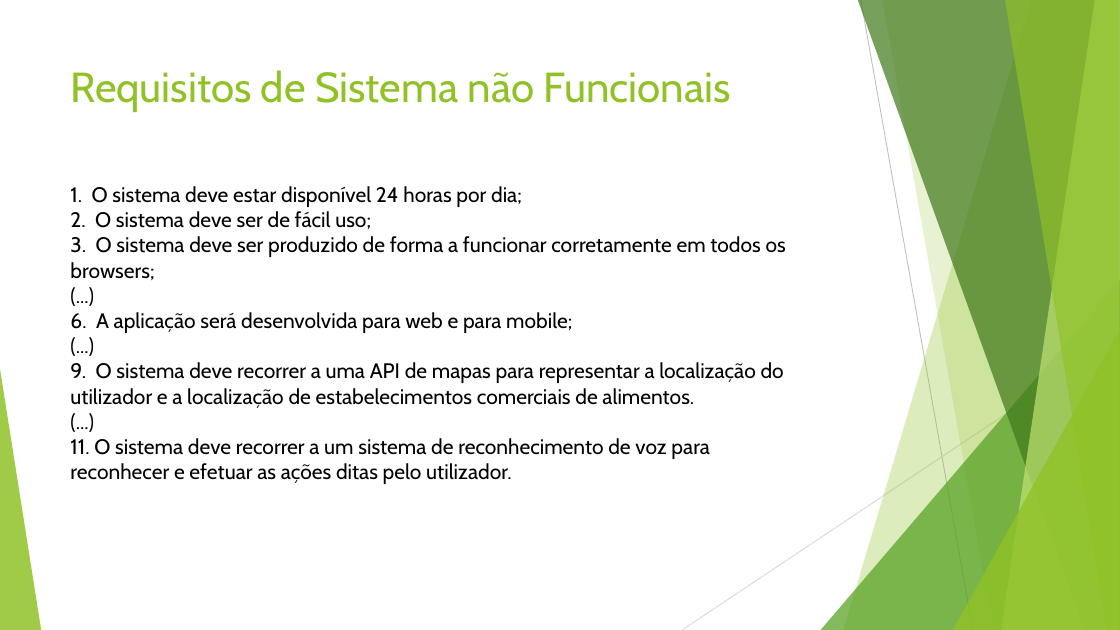
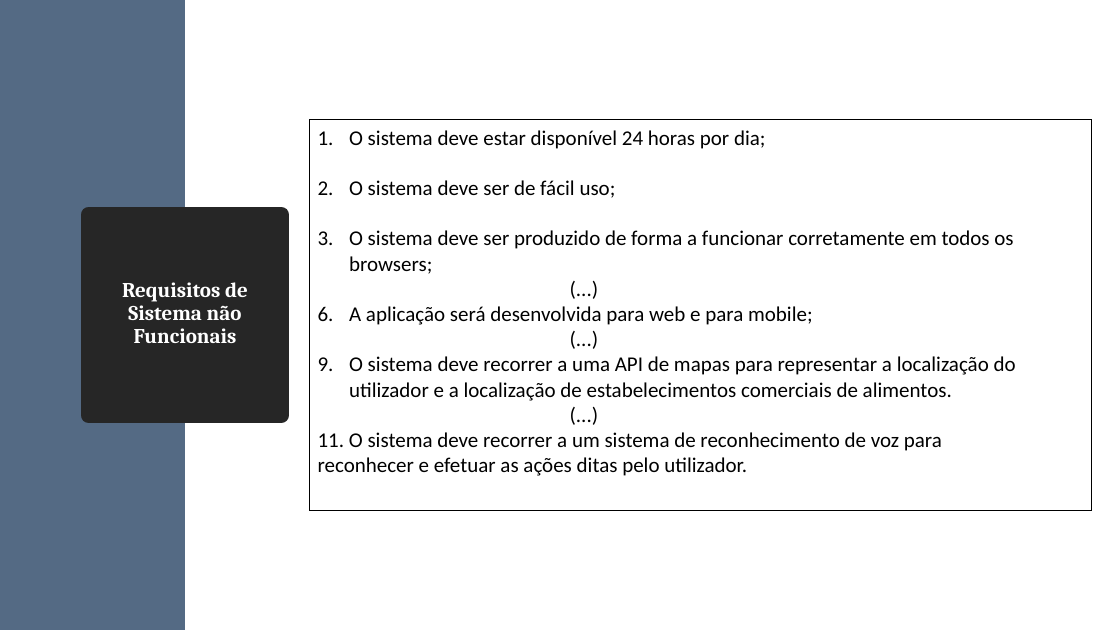
Before and after one commit to diogofbraga/MyChef, a slide deck: slide 6 of Especificacao/FeelItaly.pptx. Drawn at 1120x630 pixels with LibreOffice and Linux fonts; fonts in the diff are those of the drawing. Boxes give left, top, right and bottom in pixels: in the first picture for what was removed or moved away, otherwise in the second. Text is boxed around its words. In the diff, an @@ line names an element or a change of style, - is before the commit and + after.

```diff
--- a/Especificacao/FeelItaly.pptx
+++ b/Especificacao/FeelItaly.pptx
@@ rectangle added at bbox=[0, 0, 185, 630], fill #546A84 @@
@@ rectangle "O sistema deve estar disponível ...": place and size @@
-rectangle "O sistema deve estar disponível ..." at bbox=[70, 186, 786, 484]
+rectangle "O sistema deve estar disponível ..." at bbox=[309, 120, 1092, 510]
@@ rectangle "O sistema deve estar disponível ..." at bbox=[309, 120, 1092, 510]: outline none to #000000 0.75 pt @@
@@ text in rectangle at bbox=[349, 130, 1013, 274]: text changed; font Cabin to Calibri @@
-1. O sistema deve estar disponível 24 horas por dia;
-2. O sistema deve ser de fácil uso;
-3. O sistema deve ser produzido de forma a funcionar corretamente em todos os browsers;
+1. O sistema deve estar disponível 24 horas por dia;
+2. O sistema deve ser de fácil uso;
+3. O sistema deve ser produzido de forma a funcionar corretamente em todos os browsers;
@@ title "Requisitos de Sistema não Funcionais": place and size @@
-title "Requisitos de Sistema não Funcionais" at bbox=[71, 70, 731, 112]
+title "Requisitos de Sistema não Funcionais" at bbox=[88, 215, 281, 416]
@@ title "Requisitos de Sistema não Funcionais" at bbox=[88, 215, 281, 416]: size 36 to 18 pt, font Cabin to Cambria, text colour #90C226 to #FFFFFF, bold on; alignment left to centre; line spacing 1 to 0.9; vertical alignment top to middle; fill none to #262626; outline none to #262626 13.75 pt @@
@@ text in rectangle at bbox=[349, 306, 813, 325]: text changed; font Cabin to Calibri @@
-6. A aplicação será desenvolvida para web e para mobile;
+6. A aplicação será desenvolvida para web e para mobile;
@@ text in rectangle at bbox=[349, 356, 1016, 401]: text changed; font Cabin to Calibri @@
-9. O sistema deve recorrer a uma API de mapas para representar a localização do utilizador e a localização de estabelecimentos comerciais de alimentos.
+9. O sistema deve recorrer a uma API de mapas para representar a localização do utilizador e a localização de estabelecimentos comerciais de alimentos.
@@ group removed at bbox=[0, 0, 1120, 630]: 5 freeform shapes, 3 triangles, 2 lines @@
@@ text in rectangle at bbox=[318, 432, 942, 476]: font Cabin to Calibri in "(...)", "(...)", "(...)", "11. O sistema deve recorrer a um ..." and 1 more places @@
```
Also in this commit, not shown: 8 other slides changed, 7 slides added.
